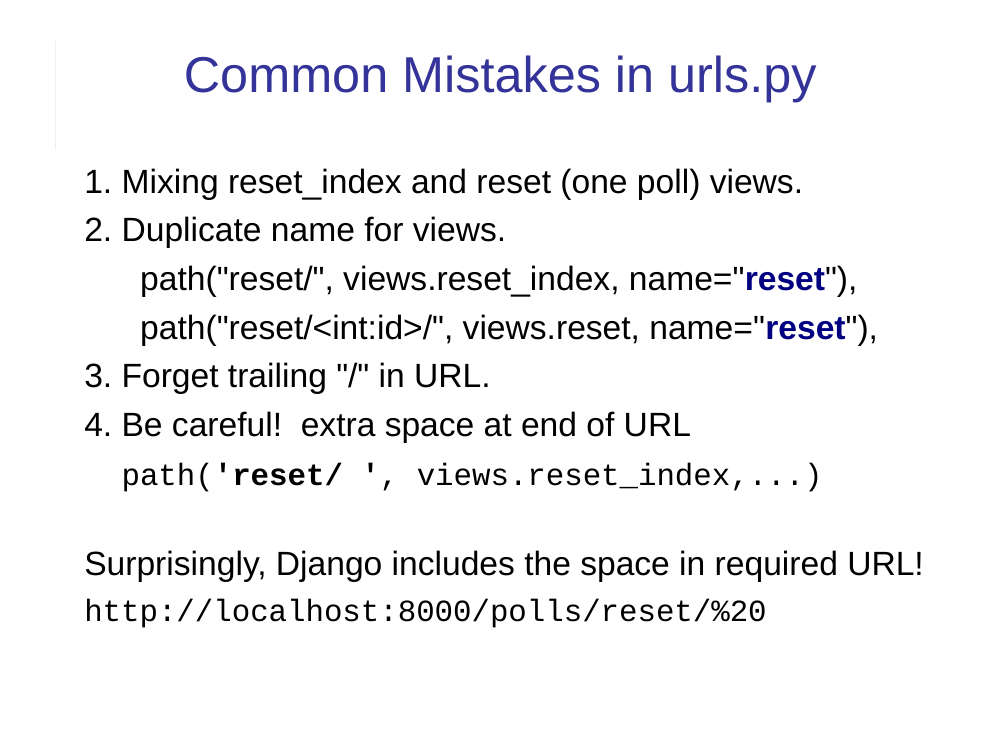
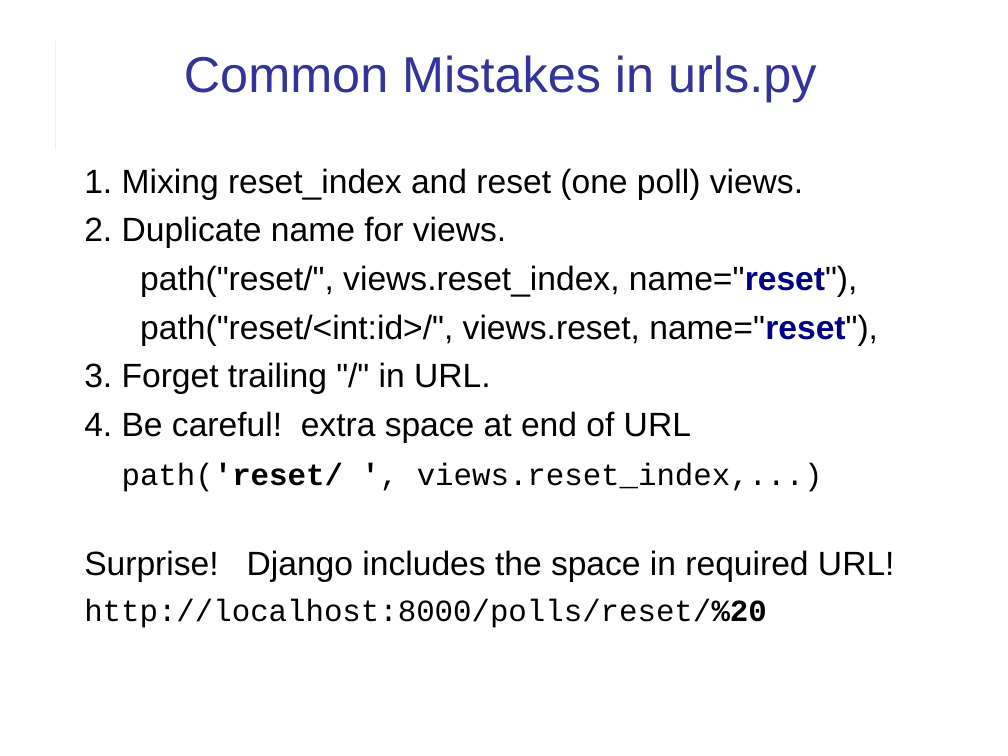
Before and after one commit to cpske/ISP, a slide deck: slide 30 of assignment/feedback/LabExam1-feedback.odp (slide 28 before the commit). Drawn at 1008x756 pixels with LibreOffice and Linux fonts; fonts in the diff are those of the drawing. Boxes give left, top, right and bottom in pixels: in the first picture for what was removed or moved away, otherwise in the second. Text is boxed around its words. In the diff, an @@ line names an element or a change of style, - is before the commit and + after.

```diff
--- a/assignment/feedback/LabExam1-feedback.odp
+++ b/assignment/feedback/LabExam1-feedback.odp
@@ text at [84, 550, 895, 582]: text changed @@
-Surprisingly, Django includes the space in required URL!
+Surprise! Django includes the space in required URL!
@@ text at [84, 599, 767, 628]: bold on in "http://localhost:8000/polls/reset/%20" @@
```
Also in this commit, not shown: 12 other slides changed, 3 slides added, 5 other files.
